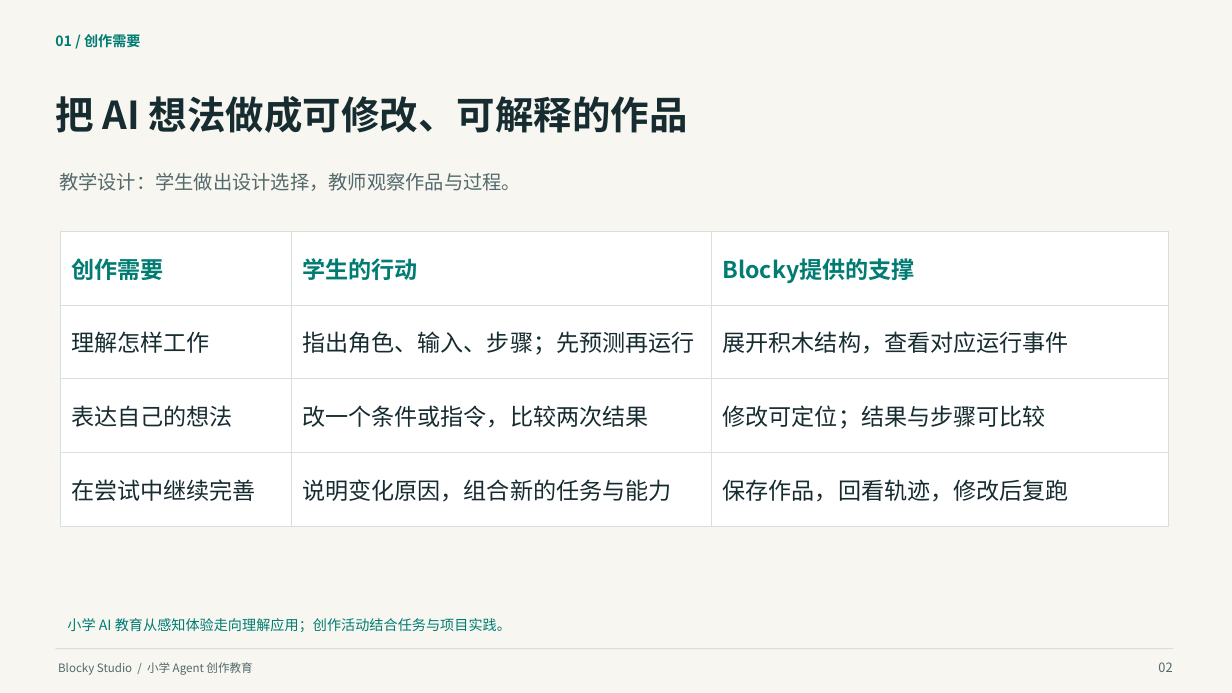
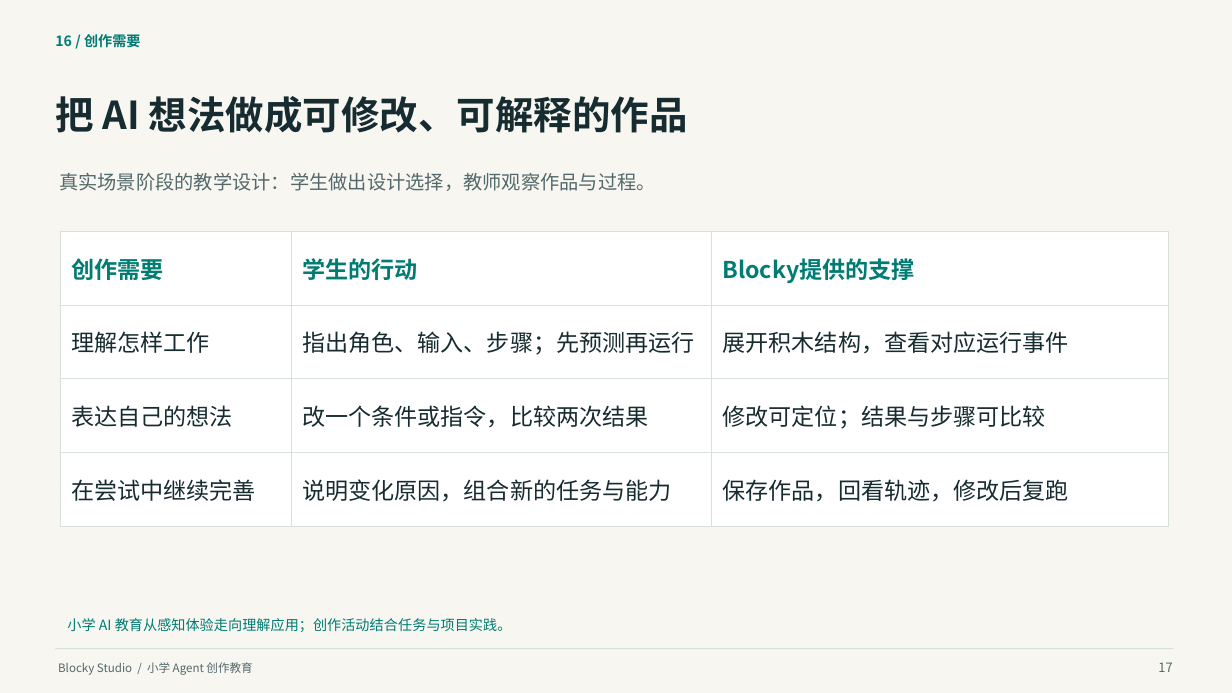
Before and after one commit to q2955161835-debug/Blocky-AI, a slide deck: slide 17 of doc/交付/2026-10-03-答辩与商业计划书/Blocky-Studio-小学Agent创作教育-2026-10-03.pptx (slide 2 before the commit). Drawn at 1232x693 pixels with LibreOffice and Linux fonts; fonts in the diff are those of the drawing. Boxes give left, top, right and bottom in pixels: in the first picture for what was removed or moved away, otherwise in the second. Text is boxed around its words. In the diff, an @@ line names an element or a change of style, - is before the commit and + after.

```diff
--- a/doc/交付/2026-10-03-答辩与商业计划书/Blocky-Studio-小学Agent创作教育-2026-10-03.pptx
+++ b/doc/交付/2026-10-03-答辩与商业计划书/Blocky-Studio-小学Agent创作教育-2026-10-03.pptx
@@ text at (55,32,141,50): text changed @@
-01 / 创作需要
+16 / 创作需要
@@ text at (59,173,656,191): text changed @@
-教学设计：学生做出设计选择，教师观察作品与过程。
+真实场景阶段的教学设计：学生做出设计选择，教师观察作品与过程。
@@ text at (1158,662,1172,672): text changed @@
-02
+17
```
Also in this commit, not shown: 34 other slides changed, 9 slides added, 1 slide removed, 52 other files.
